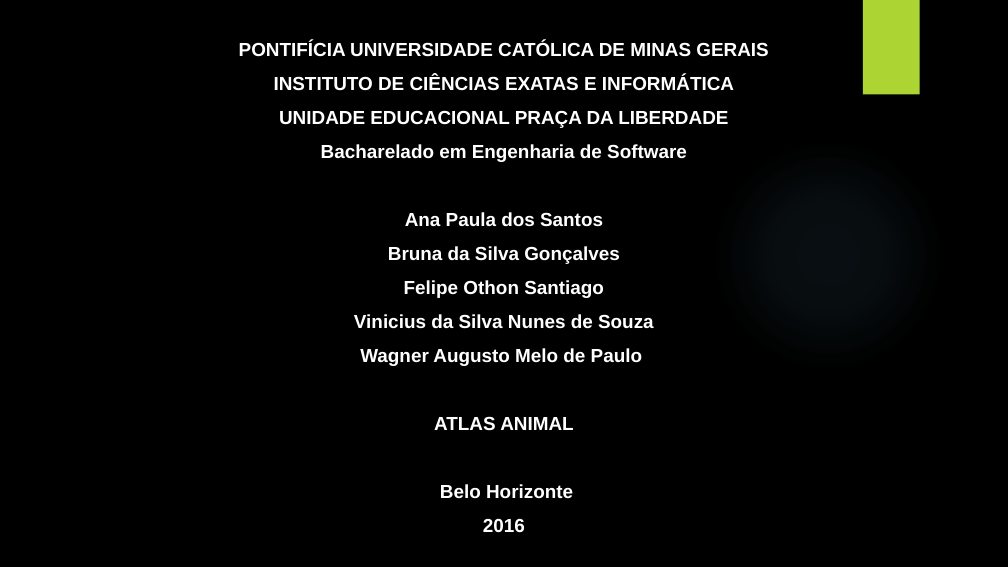
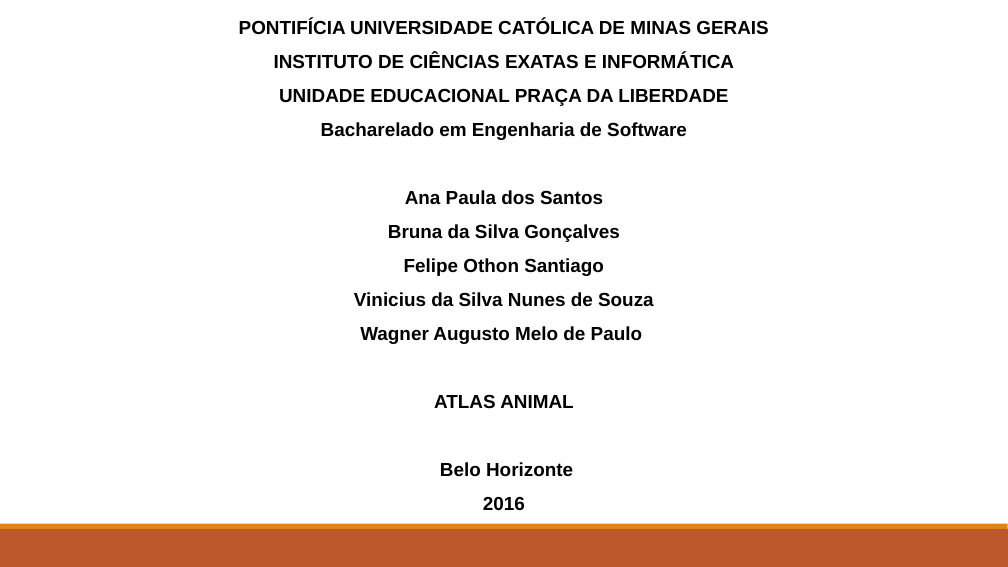
Before and after one commit to wagneramelo/tisAtlas, a slide deck: slide 1 of Documentos/Segunda apresentação TIS .pptx. Drawn at 1008x567 pixels with LibreOffice and Linux fonts; fonts in the diff are those of the drawing; background and template pictures are left out. Boxes give left, top, right and bottom in pixels: in the first picture for what was removed or moved away, otherwise in the second. Text is boxed around its words. In the diff, an @@ line names an element or a change of style, - is before the commit and + after.

Commit message:
Atualização documento e atualização do site parte Felipe  Othon

```diff
--- a/Documentos/Segunda apresentação TIS .pptx
+++ b/Documentos/Segunda apresentação TIS .pptx
@@ background picture (left out) to #FFFFFF @@
@@ text "PONTIFÍCIA UNIVERSIDADE CATÓLICA DE MINAS ..." at (239,19,768,511): text colour #FFFFFF to #000000 @@
@@ rectangle removed at (863,0,920,95) @@
@@ ellipse removed at (712,138,944,371) @@
@@ rectangle added at (0,529,1008,567), fill #BD582C @@
@@ rectangle added at (0,524,1008,529), fill #E48312 @@
```
Also in this commit, not shown: 4 other slides changed, 4 slides added, 3 slides removed, 8 other files.
